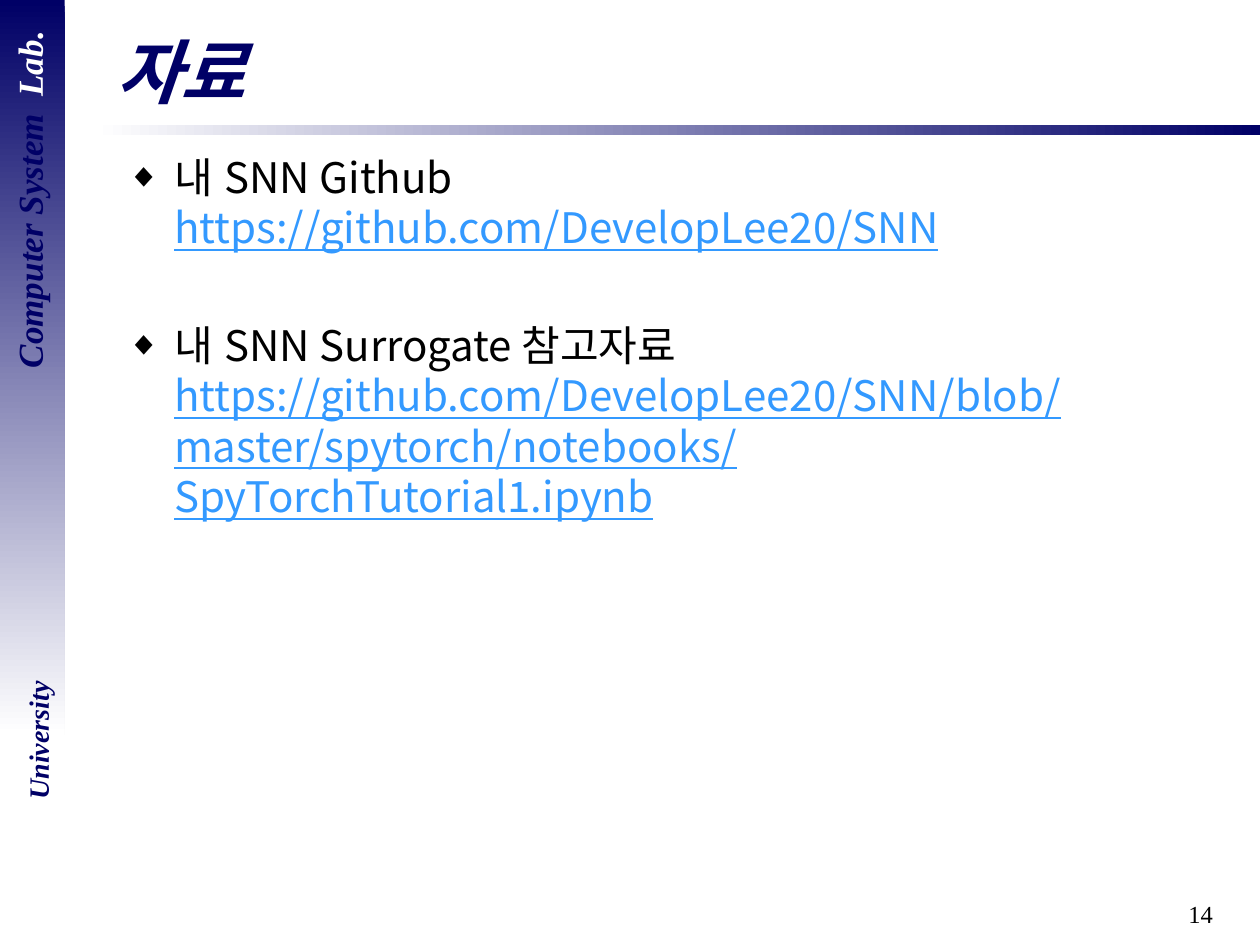
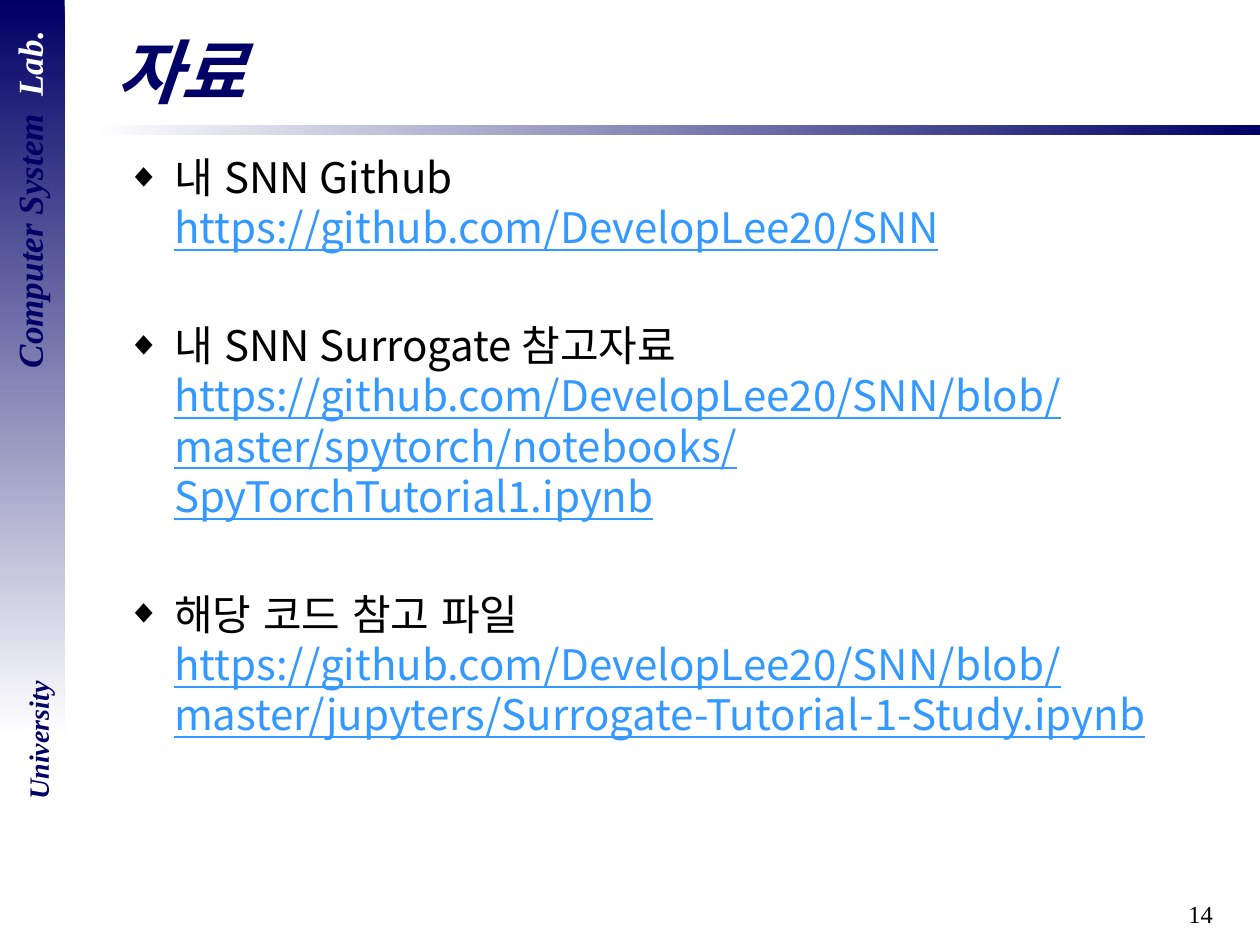
Before and after one commit to DevelopLee20/SNN, a slide deck: slide 14 of cs semina/10_SpyTorch-4.pptx. Drawn at 1260x945 pixels with LibreOffice and Linux fonts; fonts in the diff are those of the drawing; background and template pictures are left out. Boxes give left, top, right and bottom in pixels: in the first picture for what was removed or moved away, otherwise in the second. Text is boxed around its words. In the diff, an @@ line names an element or a change of style, - is before the commit and + after.

```diff
--- a/cs semina/10_SpyTorch-4.pptx
+++ b/cs semina/10_SpyTorch-4.pptx
@@ text at bbox=[174, 595, 1145, 741]: paragraph added @@
+◆ 해당 코드 참고 파일
+  https://github.com/DevelopLee20/SNN/blob/master/jupyters/Surrogate-Tutorial-1-Study.ipynb
```
Also in this commit, not shown: 1 other file.
